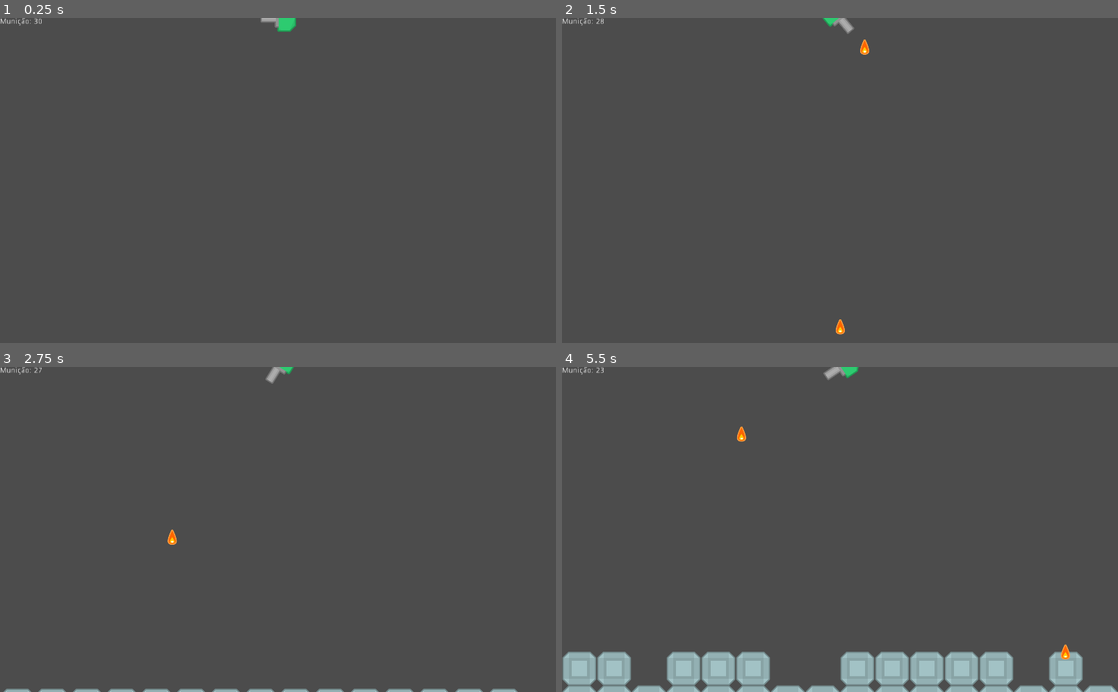
Above: before the commit, frames 1-4 (two rows, left to right).
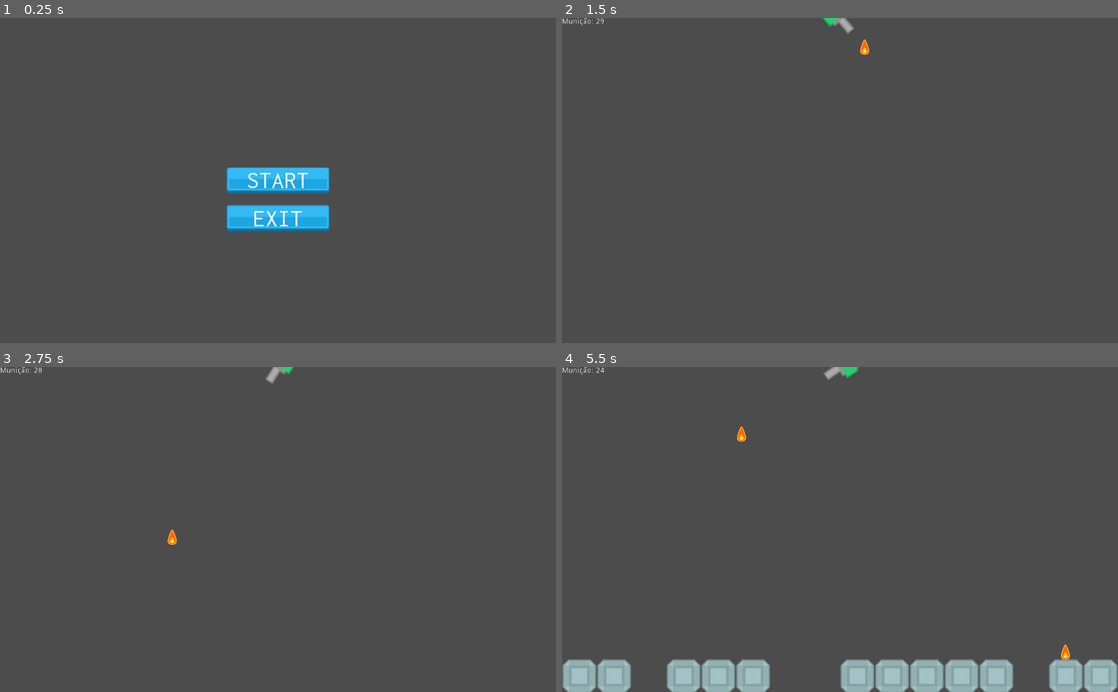
Above: after the commit, the same moments.

Repository: guidani/miner_game
Game: Godot game, scene res://cenas/Menu.tscn
The game is run twice, just before and just after one commit, with the same random seed, the same clock (stepped at 60 frames per second) and the same inputs. Before the commit the project starts from res://cenas/Game.tscn.
Inputs (mouse positions are in pixels of both pictures, inside the frame that each line leads up to):
- Up to frame 1 (0.25 s): no input
- Up to frame 2 (1.5 s): click (840, 180) at 0.5 s, where only the run after the commit has a clickable "START"; tap Enter at 1.25 s; move the mouse to (962, 164) at 1.27 s; tap Space (atirar) at 1.35 s
- Up to frame 3 (2.75 s): move the mouse to (166, 545) at 2.02 s; tap Space (atirar) at 2.1 s
- Up to frame 4 (5.5 s): move the mouse to (895, 458) at 2.77 s; tap Space (atirar) every 0.75 s from 2.85 to 5.1 s; move the mouse to (812, 594) at 3.52 s; move the mouse to (1006, 578) at 4.27 s; move the mouse to (673, 480) at 5.02 s

The runs differ from the first frame. In frame 1, 3.2% of the frame differs, in the area x 0-60%, y 0-66%; in frame 2, less than 0.1%; in frame 3, 0.7%; in frame 4, 3.8%, in the area x 0-100%, y 0-100%.

Commit message:
adicionado menu quando o jogador perde

Diff:
--- a/cenas/Game.tscn
+++ b/cenas/Game.tscn
@@ -1,8 +1,43 @@
-[gd_scene load_steps=4 format=2]
+[gd_scene load_steps=9 format=2]
 
 [ext_resource path="res://entidades/GeradorDeBlocos.tscn" type="PackedScene" id=1]
 [ext_resource path="res://entidades/Jogador.tscn" type="PackedScene" id=2]
 [ext_resource path="res://entidades/MunicaoTexto.tscn" type="PackedScene" id=4]
+[ext_resource path="res://fonts/Inconsolata-Regular.ttf" type="DynamicFontData" id=5]
+[ext_resource path="res://assets/buttonNormal.png" type="Texture" id=6]
+[ext_resource path="res://assets/buttonPressed.png" type="Texture" id=7]
+
+[sub_resource type="GDScript" id=2]
+script/source = "extends TextureButton
+
+
+# Declare member variables here. Examples:
+# var a = 2
+# var b = \"text\"
+
+
+# Called when the node enters the scene tree for the first time.
+func _ready():
+	pass # Replace with function body.
+
+
+# Called every frame. 'delta' is the elapsed time since the previous frame.
+#func _process(delta):
+#	pass
+
+
+func _on_BtnStart_pressed():
+	get_tree().change_scene(\"res://cenas/Menu.tscn\")
+
+
+
+func _on_Jogador_tree_exited():
+	show()
+"
+
+[sub_resource type="DynamicFont" id=1]
+size = 45
+font_data = ExtResource( 5 )
 
 [node name="Game" type="Node2D"]
 
@@ -12,3 +47,26 @@
 position = Vector2( 512, 0 )
 
 [node name="GeradorDeBlocos" parent="." instance=ExtResource( 1 )]
+
+[node name="HUD" type="CanvasLayer" parent="."]
+
+[node name="BtnMenu" type="TextureButton" parent="HUD"]
+visible = false
+margin_left = 417.0
+margin_top = 275.0
+margin_right = 607.0
+margin_bottom = 324.0
+texture_normal = ExtResource( 6 )
+texture_pressed = ExtResource( 7 )
+script = SubResource( 2 )
+
+[node name="Label" type="Label" parent="HUD/BtnMenu"]
+margin_right = 190.0
+margin_bottom = 49.0
+custom_fonts/font = SubResource( 1 )
+text = "MENU"
+align = 1
+valign = 1
+
+[connection signal="tree_exited" from="Jogador" to="HUD/BtnMenu" method="_on_Jogador_tree_exited"]
+[connection signal="pressed" from="HUD/BtnMenu" to="HUD/BtnMenu" method="_on_BtnStart_pressed"]
--- a/project.godot
+++ b/project.godot
@@ -11,7 +11,7 @@
 [application]
 
 config/name="Miner"
-run/main_scene="res://cenas/Game.tscn"
+run/main_scene="res://cenas/Menu.tscn"
 config/icon="res://icon.png"
 
 [autoload]
